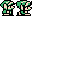
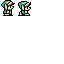
Comparing the layer stacks of the two 64 × 64 images. Changes:
renamed "Layer 1" to "stand", moved it above "step", painted on it over [0, 0, 16, 16]
renamed "Layer 2" to "step", painted on it over [16, 0, 32, 16]
